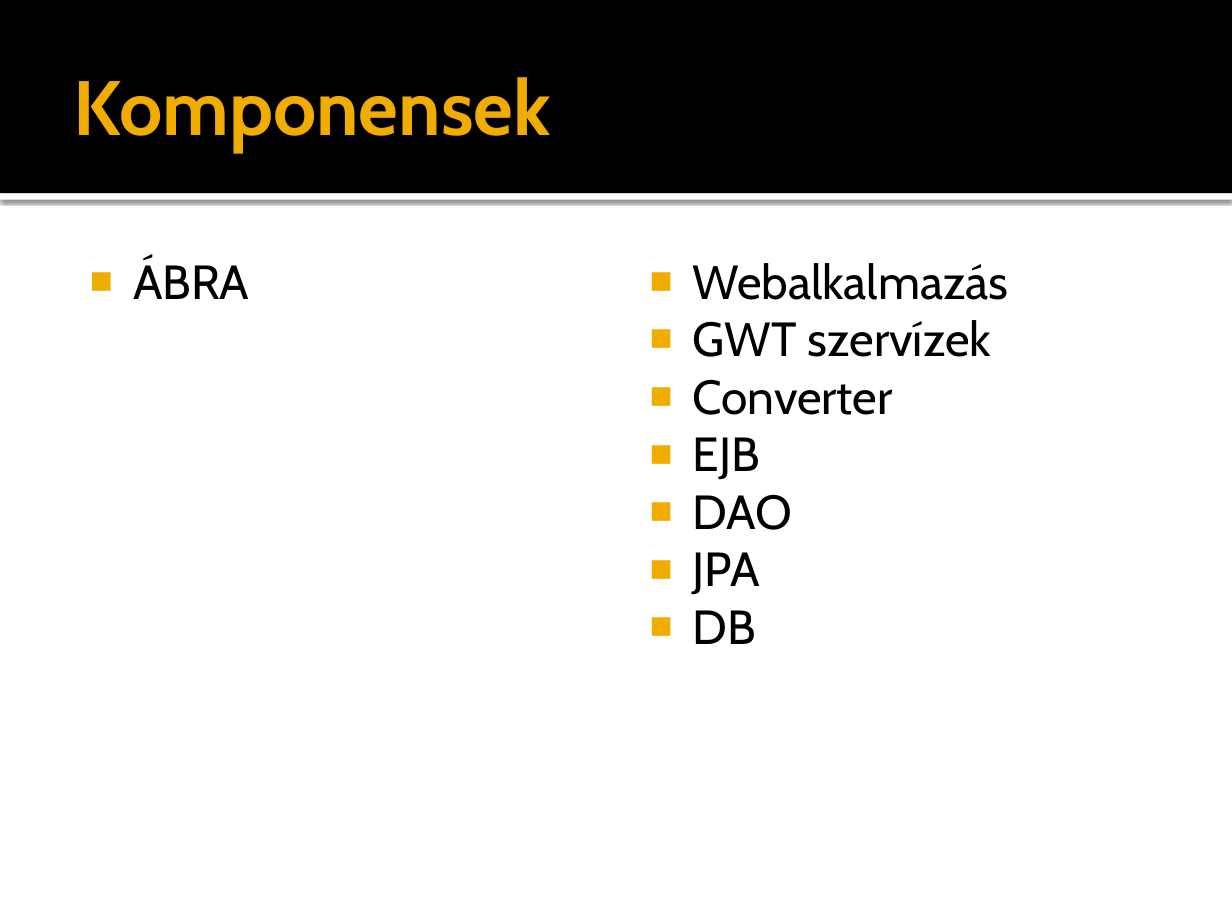
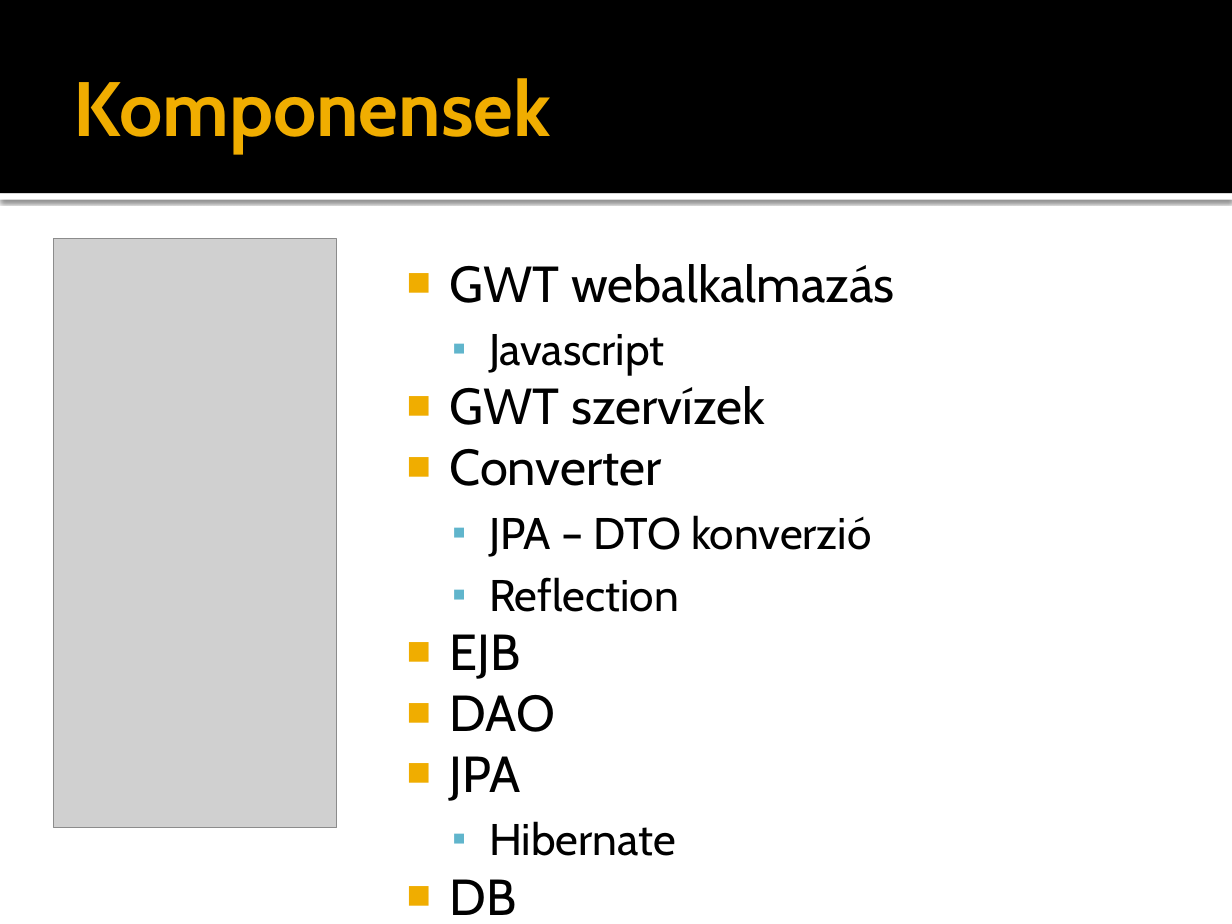
Before and after one commit to zkiss/series-portal, a slide deck: slide 6 of doc/03 prezentacio/prezentacio.pptx (slide 7 before the commit). Drawn at 1232x924 pixels with LibreOffice and Linux fonts; fonts in the diff are those of the drawing; grey boxes stand for pictures. Boxes give left, top, right and bottom in pixels: in the first picture for what was removed or moved away, otherwise in the second. Text is boxed around its words. In the diff, an @@ line names an element or a change of style, - is before the commit and + after.

```diff
--- a/doc/03 prezentacio/prezentacio.pptx
+++ b/doc/03 prezentacio/prezentacio.pptx
@@ picture added at (53,239,336,828) @@
@@ text "GWT webalkalmazás": place and size @@
-text "GWT webalkalmazás" at (693,263,1009,644)
+text "GWT webalkalmazás" at (450,264,894,856)
@@ text removed at (133,258,249,299) @@
-■ ÁBRA
@@ text at (450,264,894,376): text changed; size 28 to 29.6 pt @@
-■ Webalkalmazás
+■ GWT webalkalmazás
+  ▪ Javascript
@@ text at (450,386,765,801): size 28 to 29.6 pt in "GWT szervízek", "Converter", "EJB", "DAO" and 2 more places @@
@@ text at (489,515,872,612): paragraphs added @@
+  ▪ JPA – DTO konverzió
+  ▪ Reflection
@@ text at (489,821,676,856): paragraph added @@
+  ▪ Hibernate
```
Also in this commit, not shown: 4 other slides changed, 1 slide added, 2 slides removed.
